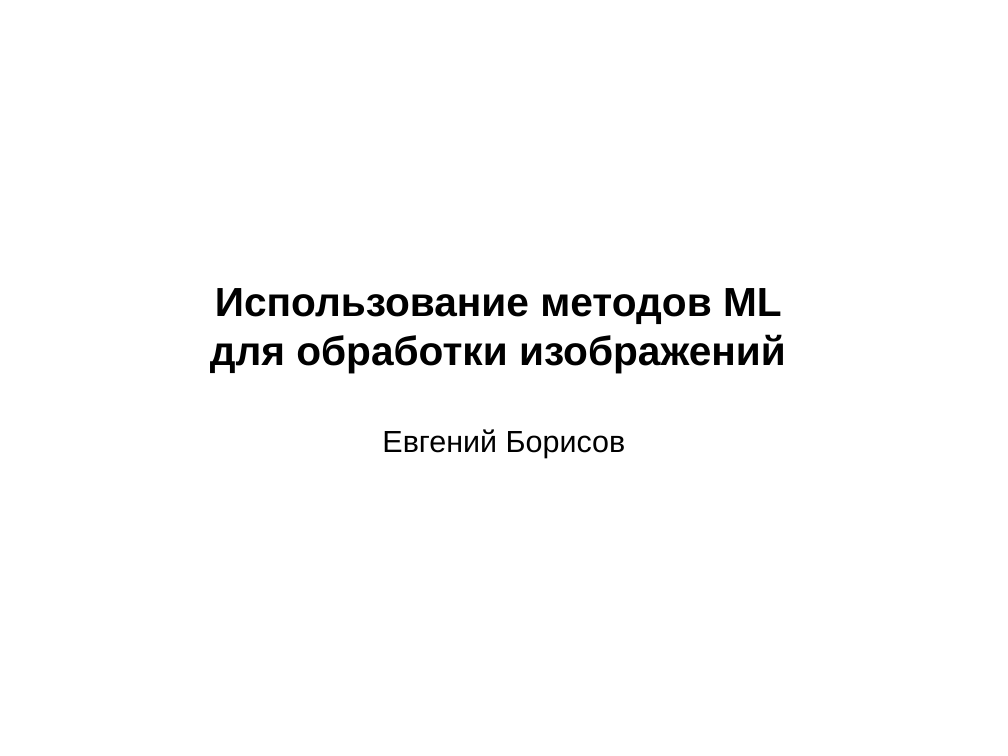
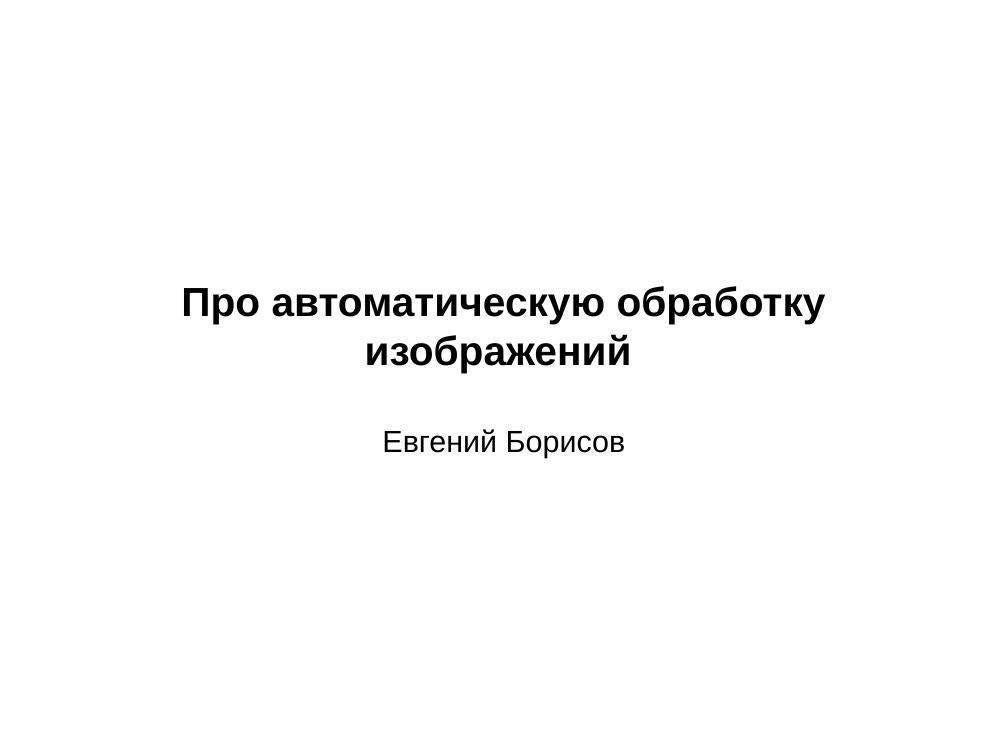
Before and after one commit to mechanoid5/ml_lectorium_legacy, a slide deck: slide 1 of 26-img-proc.odp. Drawn at 1008x756 pixels with LibreOffice and Linux fonts; fonts in the diff are those of the drawing; background and template pictures are left out. Boxes give left, top, right and bottom in pixels: in the first picture for what was removed or moved away, otherwise in the second. Text is boxed around its words. In the diff, an @@ line names an element or a change of style, - is before the commit and + after.

```diff
--- a/26-img-proc.odp
+++ b/26-img-proc.odp
@@ subtitle at bbox=[181, 286, 826, 372]: text changed @@
-Использование методов ML
-для обработки изображений
+Про автоматическую обработку изображений
```
Also in this commit, not shown: 3 other slides changed, 7 slides removed, 9 other files.
